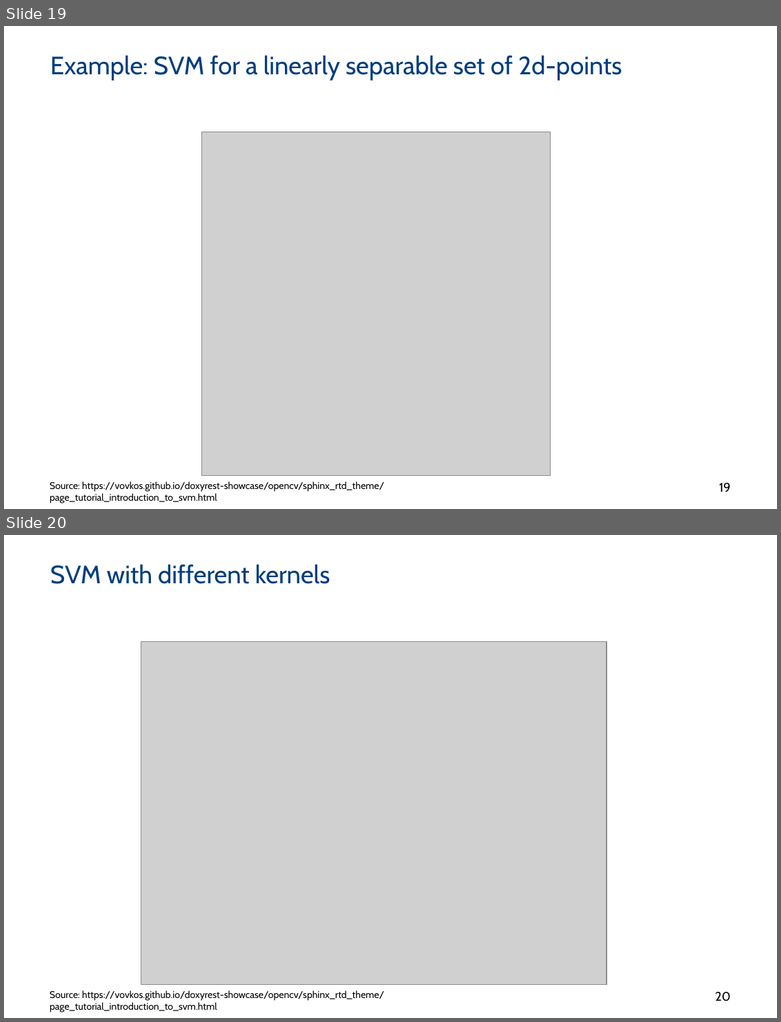
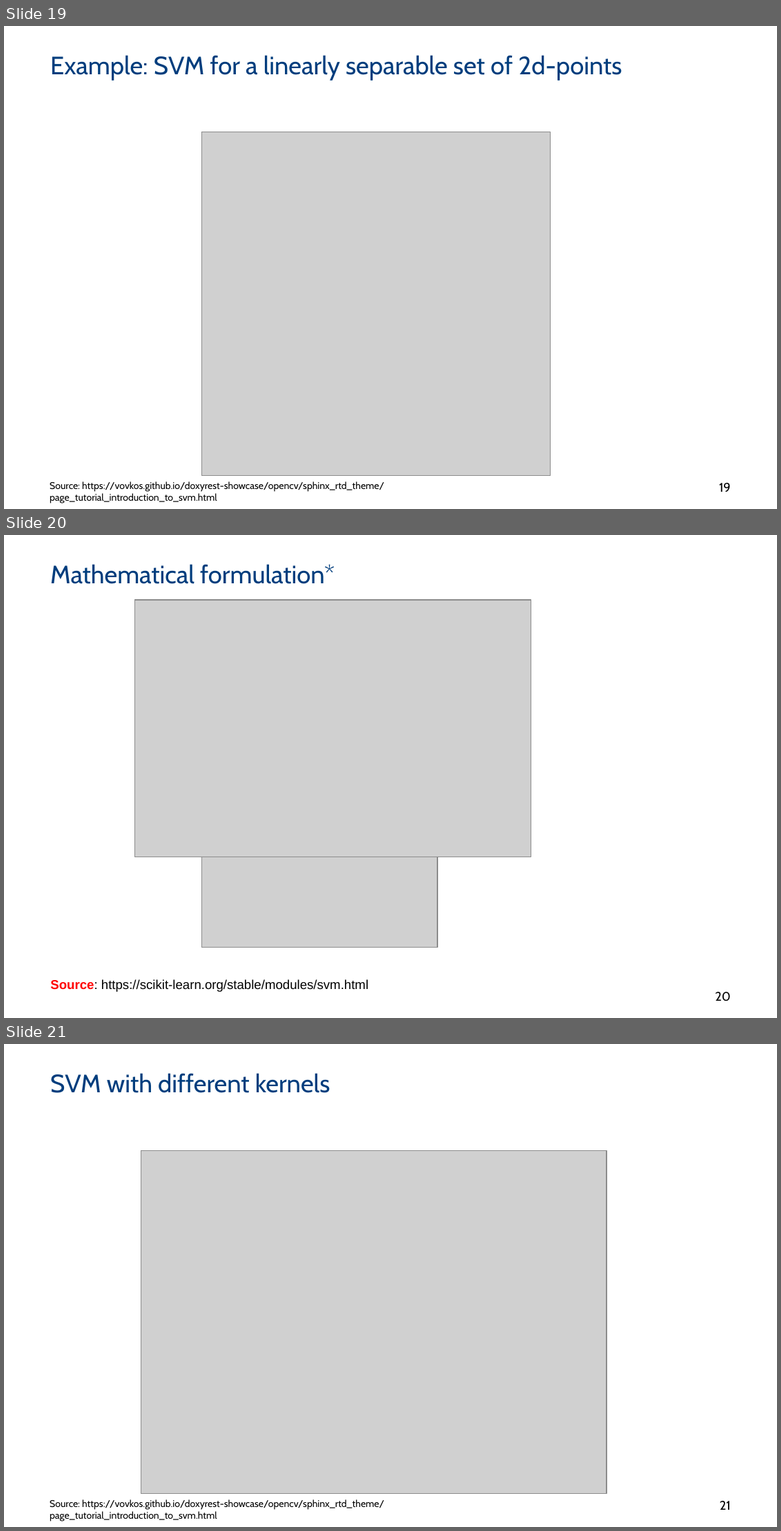
Before and after one commit to PBarnaghi/ML4NS, a slide deck: 05- Ensemble models-SVM/ML4NuerScience_ensemble models_kernel_models.pptx. Shown one above the other, each under a label of ours: slides 19 and 20 before the commit, slides 19, 20 and 21 after it. The pictures are 781x1022 and 781x1531 pixels, drawn with LibreOffice and Linux fonts; fonts in the diff are those of the drawing; grey boxes stand for pictures; background and template pictures are left out. Boxes give left, top, right and bottom in pixels: in the first picture for what was removed or moved away, otherwise in the second. Text is boxed around its words. In the diff, an @@ line names an element or a change of style, - is before the commit and + after.

Commit message:
added one slide (slide 20)- and an errata for lecture 4
I had a mistake in the video in lecture 4 (Bayesian models); added a correction slide to the start of this lecture.

```diff
--- a/05- Ensemble models-SVM/ML4NuerScience_ensemble models_kernel_models.pptx
+++ b/05- Ensemble models-SVM/ML4NuerScience_ensemble models_kernel_models.pptx
@@ slide 20 added at [4,535,777,1018], background #FFFFFF @@
@@ title added at [50,564,335,584], 23.3 pt, text #003D7D @@
+Mathematical formulation*
@@ picture added at [134,600,531,857] @@
@@ picture added at [202,857,437,947] @@
@@ text added at [50,979,368,992], 12 pt, text #000000 @@
+Source: https://scikit-learn.org/stable/modules/svm.html
@@ page number added at [715,992,730,1001], 11.7 pt, text #000000 @@
+20
@@ what was slide 20 is now slide 21 @@
@@ page number at [720,1501,731,1510]: text changed @@
-20
+21
```
